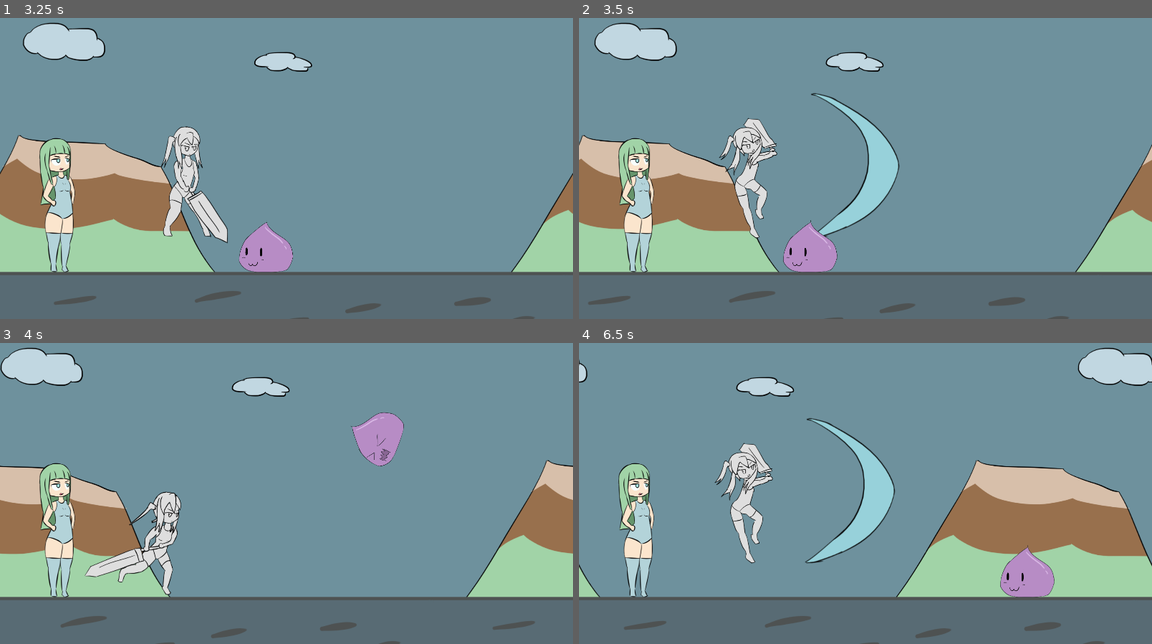
Above: before the commit, frames 1-4 (two rows, left to right).
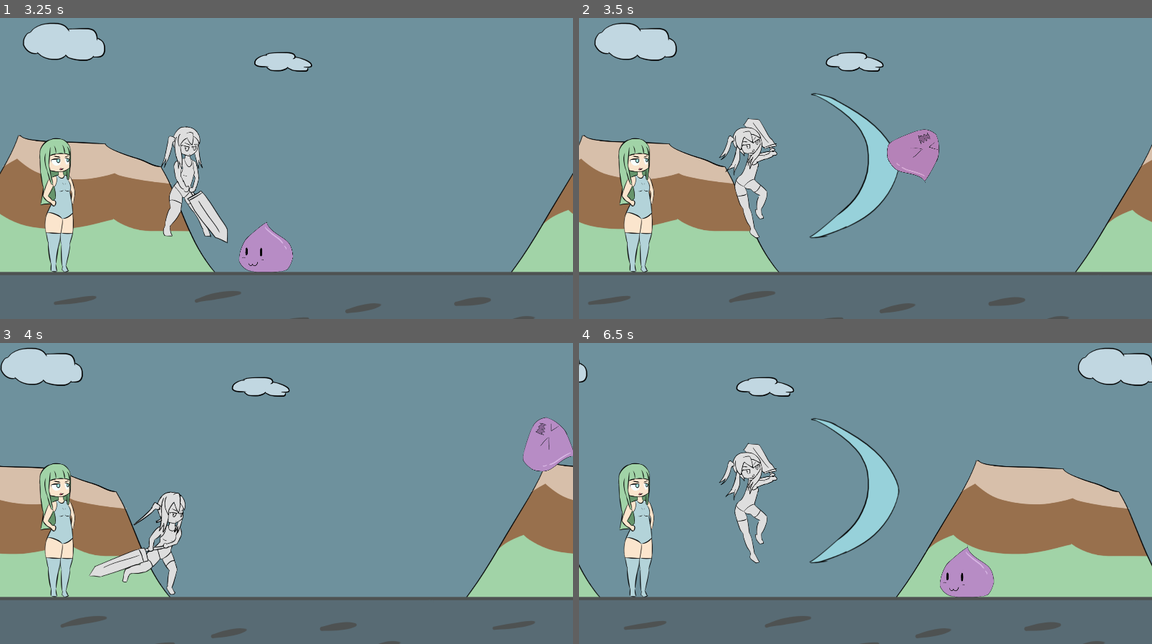
Above: after the commit, the same moments.

Repository: BeatMil/Animurun
Game: Godot game, scene res://Scenes/Forest.tscn
Two runs of this game, one before a commit and one after it. Both use one fixed random seed, a clock stepped at 60 frames per second and the inputs below.
Inputs:
- Up to frame 1 (3.25 s): tap Enter (ui_accept) at 0.5, 0.77, 1.52, 3.02 s
- Up to frame 2 (3.5 s): no input
- Up to frame 3 (4 s): tap Enter (ui_accept) at 3.77 s
- Up to frame 4 (6.5 s): tap Enter (ui_accept) at 4.52, 6.02 s

Frame 1 is identical in both runs. In frame 2, 2.2% of the frame differs, in the area x 35-63%, y 36-85%; in frame 3, 3.7%; in frame 4, 4.8%, in the area x 23-83%, y 25-85%.

Commit message:
Chiichan can hit slime with sword

Diff:
--- a/Nodes/Hitboxes/attack01_hitbox.tscn
+++ b/Nodes/Hitboxes/attack01_hitbox.tscn
@@ -1,12 +1,12 @@
-[gd_scene load_steps=3 format=3 uid="uid://v8qwuxxiowq1"]
+[gd_scene load_steps=3 format=3 uid="uid://cqnwmetewslb0"]
 
-[ext_resource type="Script" path="res://Scripts/Hitbox.gd" id="1_cxmj0"]
+[ext_resource type="Script" path="res://Scripts/hitbox.gd" id="1_6dvgp"]
 
 [sub_resource type="RectangleShape2D" id="RectangleShape2D_3pcvt"]
 size = Vector2(200, 625)
 
 [node name="Hitbox" type="Area2D" groups=["attack01"]]
-script = ExtResource("1_cxmj0")
+script = ExtResource("1_6dvgp")
 
 [node name="CollisionShape2D" type="CollisionShape2D" parent="."]
 shape = SubResource("RectangleShape2D_3pcvt")
@@ -16,4 +16,5 @@
 one_shot = true
 autostart = true
 
+[connection signal="body_entered" from="." to="." method="_on_body_entered"]
 [connection signal="timeout" from="Timer" to="." method="_on_timer_timeout"]
--- a/Nodes/Slime.tscn
+++ b/Nodes/Slime.tscn
@@ -84,7 +84,7 @@
 "idle": SubResource("Animation_q5iy4")
 }
 
-[node name="Slime" type="RigidBody2D"]
+[node name="Slime" type="RigidBody2D" groups=["enemy", "slime"]]
 gravity_scale = 2.0
 max_contacts_reported = 1
 contact_monitor = true
--- a/Scripts/Slime.gd
+++ b/Scripts/Slime.gd
@@ -18,7 +18,7 @@
 	if body.is_in_group("chiichan"):
 		is_moving = false
 		turn_off_all_collision()
-		apply_impulse(Vector2(2000, -2000))
+		apply_impulse(Vector2(1000, -1000))
 		apply_torque_impulse(100000)
 		$"AnimationPlayer".play("hurt")
 
--- a/Scripts/hitbox.gd
+++ b/Scripts/hitbox.gd
@@ -1,5 +1,19 @@
 extends Area2D
+
+var type = 0
 
 
 func _on_timer_timeout():
 	queue_free()
+
+
+func _on_body_entered(body):
+
+	print("body: %s"%[body])
+
+	if body.is_in_group("slime"):
+		body.is_moving = false
+		body.turn_off_all_collision()
+		body.apply_impulse(Vector2(2000, -2000))
+		body.apply_torque_impulse(100000)
+		body.get_node("AnimationPlayer").play("hurt")
